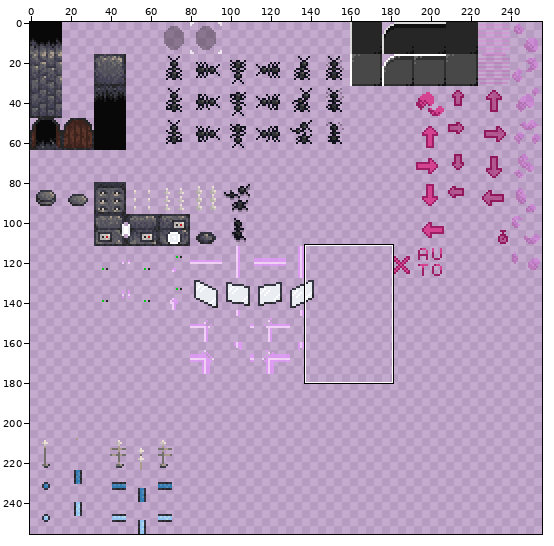
Two versions of one sprite sheet, resources/sprites.png. The first picture is a wide view before the edit; the outline marks the close-up.
Close-up. Before the commit:
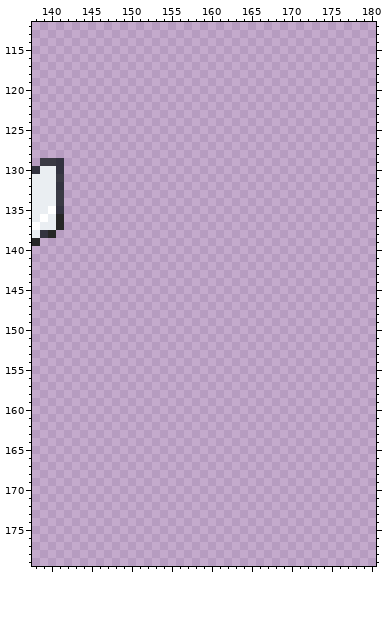
The file is 256x256 pixels. Colours within 5 levels of each other are drawn and written as one. Shown: x 138..180, y 112..179.
Now the later version:
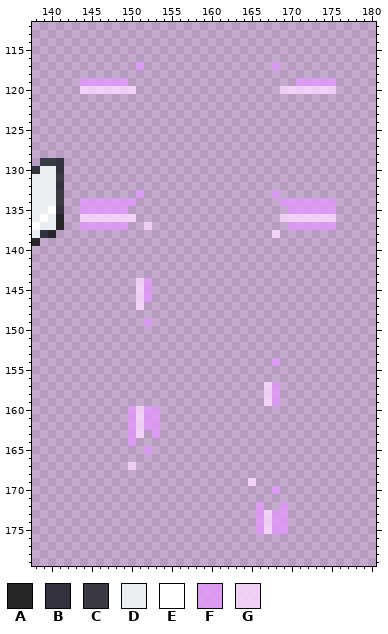
Palette (. is transparent): A #262626  B #333340  C #3a3a44  D #eaeef2  E #ffffff  F #e498ffc0  G #fddbffc9
What changed:
@@ x 138..180 @@
 116 ...........................................
-117 ...........................................
+117 .............F................F............
 118 ...........................................
-119 ...........................................
-120 ...........................................
+119 ......FFFFFF.....................FFFFF.....
+120 ......GGGGGGG..................GGGGGGG.....
 121 ...........................................
@@ x 138..180 @@
 132 DDDB.......................................
-133 DDDC.......................................
-134 DDDC.......................................
-135 DDEB.......................................
-136 DEDA.......................................
-137 EDDA.......................................
-138 DBA........................................
+133 DDDC.........F................F............
+134 DDDC..FFFFFFF..................FFFFFFF.....
+135 DDEB..FFFFFF....................FFFFFF.....
+136 DEDA..GGGGGGG..................GGGGGGG.....
+137 EDDA..FFFFFF..G.................FFFFFF.....
+138 DBA...........................G............
 139 A..........................................
@@ x 149..154 @@
 143 ......
-144 ......
-145 ......
-146 ......
-147 ......
+144 ..GF..
+145 ..GF..
+146 ..GF..
+147 ..G...
 148 ......
-149 ......
+149 ...F..
 150 ......
@@ x 148..171 @@
 153 ........................
-154 ........................
+154 ....................F...
 155 ........................
 156 ........................
-157 ........................
-158 ........................
-159 ........................
-160 ........................
-161 ........................
-162 ........................
-163 ........................
-164 ........................
-165 ........................
+157 ...................GF...
+158 ...................GF...
+159 ...................GF...
+160 ..FGFF..................
+161 ..FGFF..................
+162 ..FGFF..................
+163 ..FG.F..................
+164 ..F.....................
+165 ....F...................
 166 ........................
-167 ........................
+167 ..G.....................
 168 ........................
-169 ........................
-170 ........................
+169 .................G......
+170 ....................F...
 171 ........................
-172 ........................
-173 ........................
-174 ........................
-175 ........................
+172 ..................F..F..
+173 ..................FGFF..
+174 ..................FGFF..
+175 ..................FGFF..
 176 ........................
Pixel boxes of the changes (left, top, right, bottom) in both close-ups:
added: (80, 62, 144, 94)
added: (272, 62, 336, 94)
added: (80, 190, 152, 230)
added: (272, 190, 336, 238)
added: (136, 278, 152, 326)
added: (264, 358, 280, 406)
added: (128, 406, 160, 470)
added: (248, 478, 288, 534)
